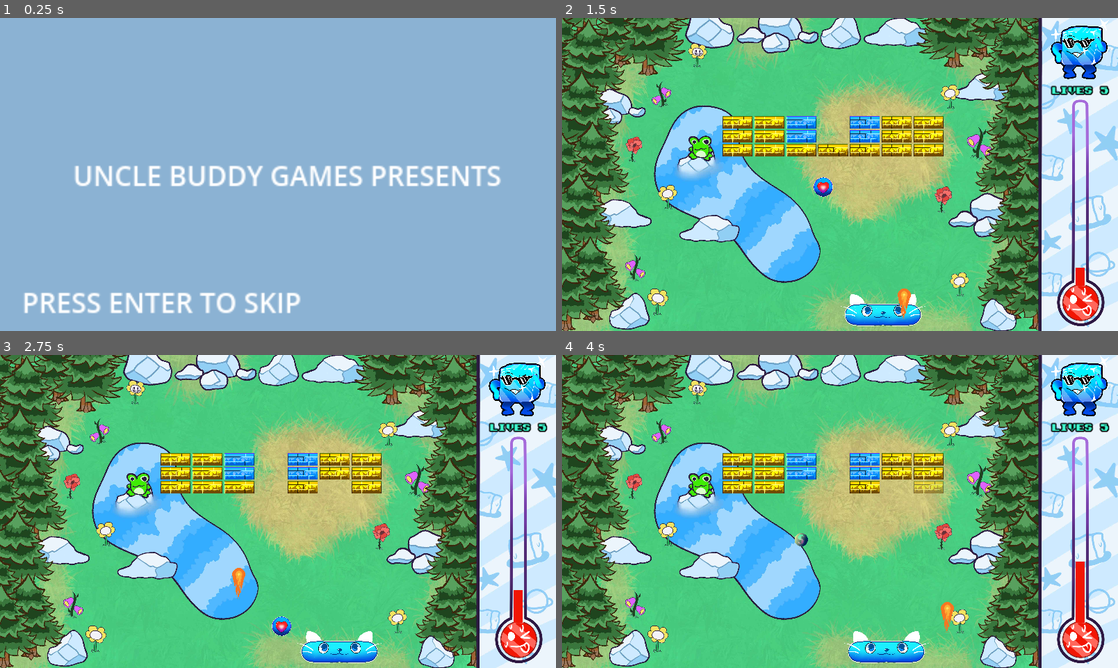
Above: before the commit, frames 1-4 (two rows, left to right).
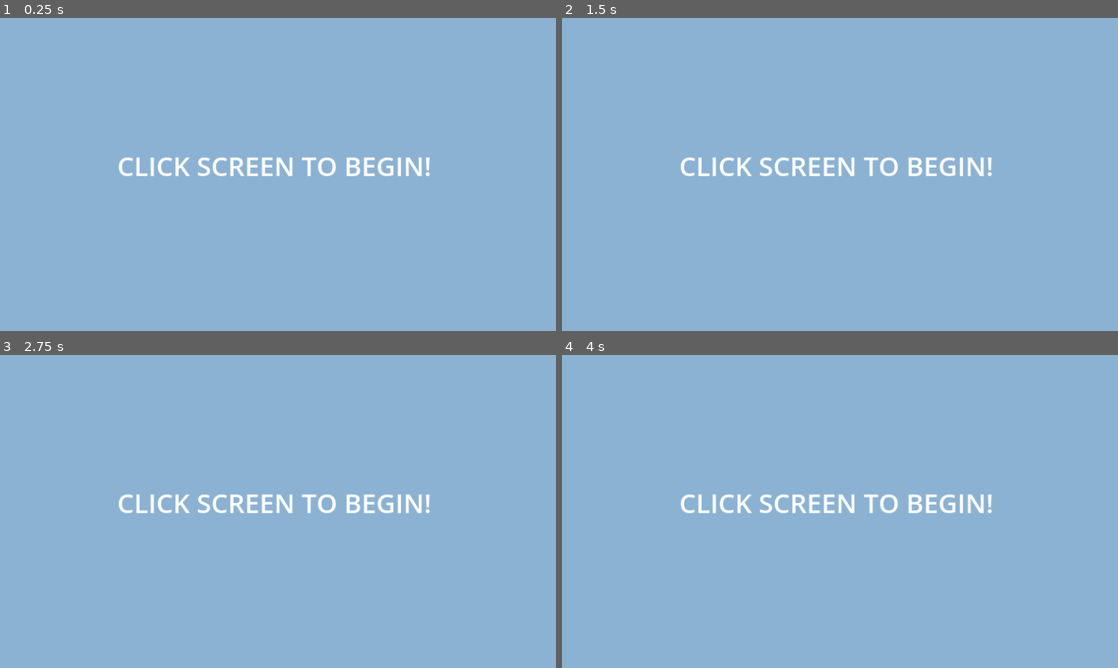
Above: after the commit, the same moments.

Repository: ColtonPhillips/uvicgamejam-24
Game: Godot game, scene res://Scenes/preloader.tscn
Same seed, same stepped clock (60 frames per second), same inputs: the game is played once before the commit and once after it. Before the commit the project starts from res://Scenes/start_game.tscn.
Inputs:
- Up to frame 1 (0.25 s): no input
- Up to frame 2 (1.5 s): tap Enter (ui_accept) at 0.5, 0.77 s; hold D (right) 0.53-1.28 s; tap Space (shoot) at 0.6, 1.35 s; hold A (left) from 1.28 s (still down)
- Up to frame 3 (2.75 s): tap Enter (ui_accept) at 1.52 s; release A (left) at 2.03 s; hold D (right) from 2.03 s (still down); tap Space (shoot) at 2.1 s
- Up to frame 4 (4 s): tap Space (shoot) at 2.85, 3.6 s; tap Enter (ui_accept) at 3.02, 3.77 s; release D (right) at 3.53 s; hold A (left) from 3.53 s (still down)

The runs differ from the first frame. In frame 1, 5.0% of the frame differs, in the area x 4-91%, y 44-95%; in frame 2, 100%; in frame 3, 100%; in frame 4, 100%, in the area x 0-100%, y 0-100%.

Commit message:
fix instructions. add preloader so it works on web. update comi9c

Diff:
--- /dev/null
+++ b/game/Scenes/preloader.tscn
@@ -0,0 +1,29 @@
+[gd_scene load_steps=4 format=3 uid="uid://bh4a2qo3v114r"]
+
+[ext_resource type="Script" path="res://Scripts/Preloader.gd" id="1_wgt0f"]
+
+[sub_resource type="LabelSettings" id="LabelSettings_m3y4v"]
+font_size = 91
+
+[sub_resource type="Shortcut" id="Shortcut_k7ara"]
+
+[node name="Preloader" type="Node2D"]
+script = ExtResource("1_wgt0f")
+
+[node name="Label" type="Label" parent="."]
+offset_left = 405.0
+offset_top = 447.0
+offset_right = 2242.0
+offset_bottom = 572.0
+text = "CLICK SCREEN TO BEGIN!"
+label_settings = SubResource("LabelSettings_m3y4v")
+
+[node name="StartButton" type="Button" parent="."]
+modulate = Color(1, 1, 1, 0)
+offset_left = -112.0
+offset_top = -21.0
+offset_right = 2008.0
+offset_bottom = 1123.0
+shortcut = SubResource("Shortcut_k7ara")
+
+[connection signal="pressed" from="StartButton" to="." method="_on_start_button_pressed"]
--- a/game/Scenes/ui.tscn
+++ b/game/Scenes/ui.tscn
@@ -8,46 +8,8 @@
 default_font = ExtResource("2_w0bhu")
 default_font_size = 28
 
-[sub_resource type="FontFile" id="FontFile_v8cqo"]
-cache/0/16/0/ascent = 0.0
-cache/0/16/0/descent = 0.0
-cache/0/16/0/underline_position = 0.0
-cache/0/16/0/underline_thickness = 0.0
-cache/0/16/0/scale = 1.0
-cache/0/16/0/kerning_overrides/16/0 = Vector2(0, 0)
-cache/0/16/0/kerning_overrides/32/0 = Vector2(0, 0)
-cache/0/16/0/kerning_overrides/18/0 = Vector2(0, 0)
-cache/0/16/0/kerning_overrides/20/0 = Vector2(0, 0)
-cache/0/32/0/ascent = 0.0
-cache/0/32/0/descent = 0.0
-cache/0/32/0/underline_position = 0.0
-cache/0/32/0/underline_thickness = 0.0
-cache/0/32/0/scale = 1.0
-cache/0/32/0/kerning_overrides/16/0 = Vector2(0, 0)
-cache/0/32/0/kerning_overrides/32/0 = Vector2(0, 0)
-cache/0/32/0/kerning_overrides/18/0 = Vector2(0, 0)
-cache/0/32/0/kerning_overrides/20/0 = Vector2(0, 0)
-cache/0/18/0/ascent = 0.0
-cache/0/18/0/descent = 0.0
-cache/0/18/0/underline_position = 0.0
-cache/0/18/0/underline_thickness = 0.0
-cache/0/18/0/scale = 1.0
-cache/0/18/0/kerning_overrides/16/0 = Vector2(0, 0)
-cache/0/18/0/kerning_overrides/32/0 = Vector2(0, 0)
-cache/0/18/0/kerning_overrides/18/0 = Vector2(0, 0)
-cache/0/18/0/kerning_overrides/20/0 = Vector2(0, 0)
-cache/0/20/0/ascent = 0.0
-cache/0/20/0/descent = 0.0
-cache/0/20/0/underline_position = 0.0
-cache/0/20/0/underline_thickness = 0.0
-cache/0/20/0/scale = 1.0
-cache/0/20/0/kerning_overrides/16/0 = Vector2(0, 0)
-cache/0/20/0/kerning_overrides/32/0 = Vector2(0, 0)
-cache/0/20/0/kerning_overrides/18/0 = Vector2(0, 0)
-cache/0/20/0/kerning_overrides/20/0 = Vector2(0, 0)
-
 [sub_resource type="Theme" id="Theme_ke8ym"]
-default_font = SubResource("FontFile_v8cqo")
+default_font = ExtResource("2_w0bhu")
 default_font_size = 20
 
 [sub_resource type="StyleBoxFlat" id="StyleBoxFlat_7fjlr"]
@@ -97,7 +59,7 @@
 theme = SubResource("Theme_ke8ym")
 
 [node name="Panel" type="Panel" parent="GameLostContainer"]
-custom_minimum_size = Vector2(400, 400)
+custom_minimum_size = Vector2(600, 400)
 layout_mode = 2
 theme_override_styles/panel = SubResource("StyleBoxFlat_7fjlr")
 
@@ -134,7 +96,7 @@
 theme = SubResource("Theme_ke8ym")
 
 [node name="Panel" type="Panel" parent="LevelWonContainer"]
-custom_minimum_size = Vector2(400, 400)
+custom_minimum_size = Vector2(600, 400)
 layout_mode = 2
 theme_override_styles/panel = SubResource("StyleBoxFlat_7fjlr")
 
--- /dev/null
+++ b/game/Scripts/Preloader.gd
@@ -0,0 +1,16 @@
+extends Node2D
+
+
+# Called when the node enters the scene tree for the first time.
+func _ready() -> void:
+	pass # Replace with function body.
+
+
+# Called every frame. 'delta' is the elapsed time since the previous frame.
+func _process(delta: float) -> void:
+	pass
+
+
+func _on_start_button_pressed() -> void:
+	get_tree().change_scene_to_file("res://Scenes/start_game.tscn")
+	pass # Replace with function body.
--- a/game/project.godot
+++ b/game/project.godot
@@ -11,7 +11,7 @@
 [application]
 
 config/name="Uvicgamejam-24"
-run/main_scene="res://Scenes/start_game.tscn"
+run/main_scene="res://Scenes/preloader.tscn"
 config/features=PackedStringArray("4.2", "Forward Plus")
 config/icon="res://icon.svg"
 
Binary file changed: game/Assets/Comic.jpg
Binary file changed: game/Assets/Instructions.jpg
Not shown: 1 places in game/Scenes/ui.tscn that only renumber resources
